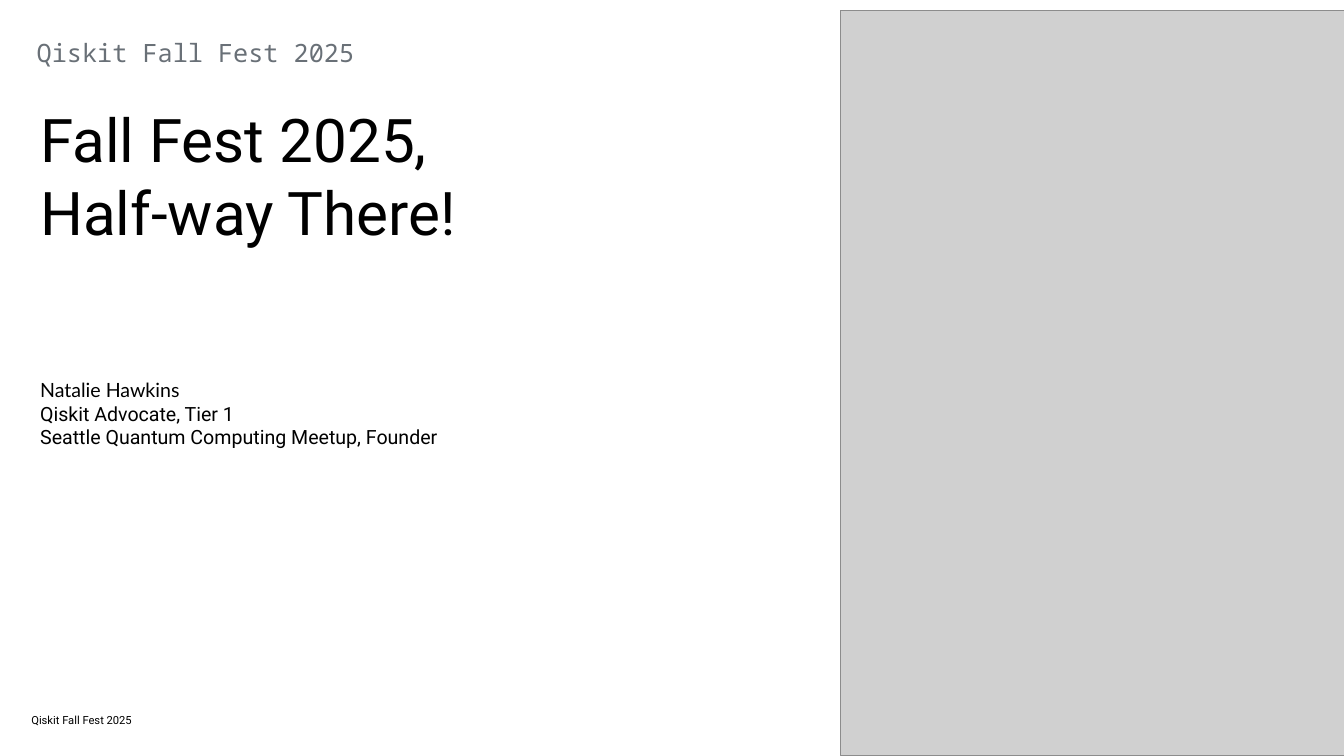
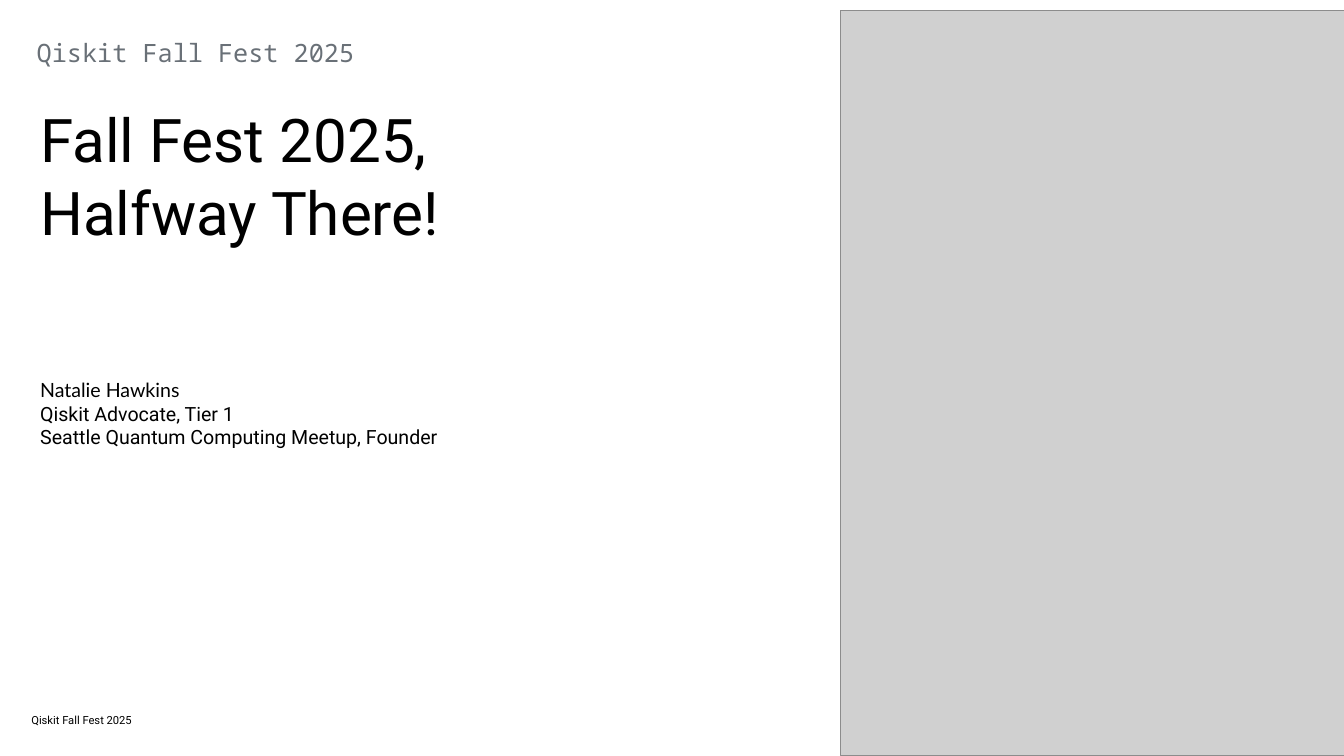
Before and after one commit to SeattleQuantumComputingMeetup/qiskit_fall_fest_2025, a slide deck: slide 1 of SQCM_Qiskit_Fall_Fest_2025_Meetup_Oct_18.pptx. Drawn at 1344x756 pixels with LibreOffice and Linux fonts; fonts in the diff are those of the drawing; grey boxes stand for pictures. Boxes give left, top, right and bottom in pixels: in the first picture for what was removed or moved away, otherwise in the second. Text is boxed around its words. In the diff, an @@ line names an element or a change of style, - is before the commit and + after.

```diff
--- a/SQCM_Qiskit_Fall_Fest_2025_Meetup_Oct_18.pptx
+++ b/SQCM_Qiskit_Fall_Fest_2025_Meetup_Oct_18.pptx
@@ title at [40, 117, 439, 248]: text changed @@
-Fall Fest 2025,
-Half-way There!
+Fall Fest 2025,
+Halfway There!
```
Also in this commit, not shown: 1 other file.
